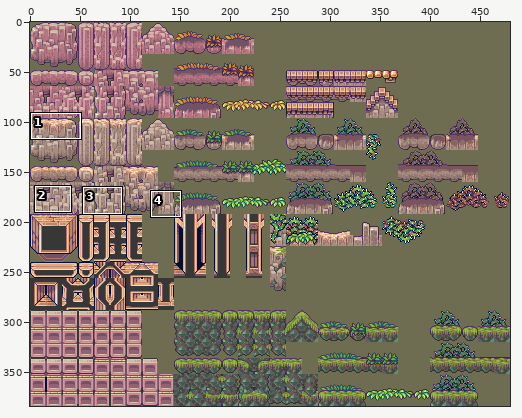
Two versions of one sprite sheet, images/tiles/rocks.png. Above, an overview of the earlier version with the close-up marked.
Close-up. Before:
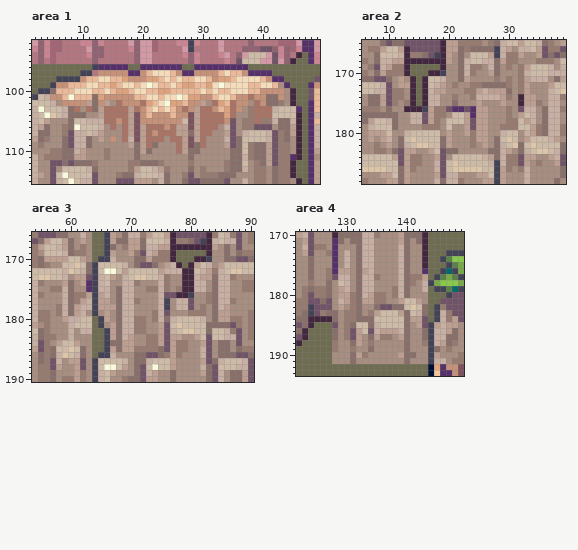
The file is 480x384 pixels. Colours within 5 levels of each other are drawn and written as one. Shown: area 1: x 2..49, y 92..115; area 2: x 6..39, y 165..188; area 3: x 54..90, y 166..190; area 4: x 122..149, y 170..193.
The result:
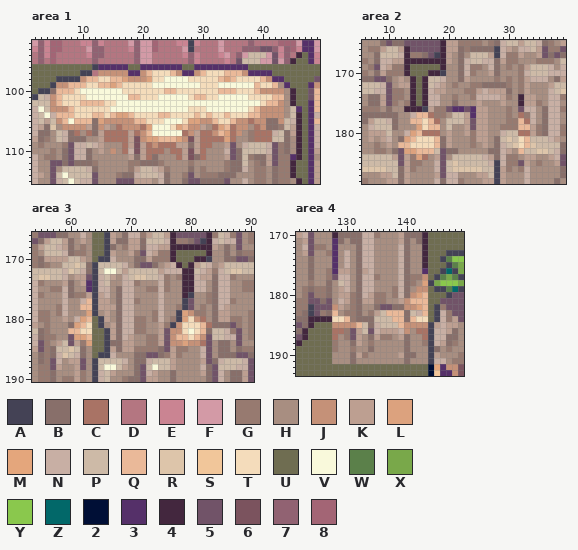
Palette (. is transparent): A #444255  B #886f6a  C #a97365  D #b47681  E #ca8492  F #d39aa6  G #977a70  H #a88e81  J #c59178  K #bd9f91  L #dca27e  M #e4a67c  N #c8afa4  P #cdbaa7  Q #eab999  R #ddc5aa  S #f1c69a  T #f4dcbb  U #6f6d51  V #f9f9db  W #5b804a  X #79a84a  Y #8ac84d  Z #026869  2 #000f36  3 #553069  4 #43273e  5 #715368  6 #7b535e  7 #916272  8 #a36575
From old to new:
--- area 1
@@ x 2..49 @@
  96 UUUUUUUUUUA33333UU3333333UU333333333UUUUUUUUUUUU
- 97 UUUUUUUUAADJJJJJ33JQTTTQJ33JJJJQTQQJ3333UUUUUUUU
- 98 UUUUAAAAJQQTTQQLJJJLLQTQTQQTTQJLLQTTTTQJ33UUUUU5
- 99 UUUAJJQQQTTQQLQTTQTVTQQTQLLQQLTVTTTTQQTTQH3UUU3J
-100 UAABQQQTTTQQTQLLQTTQQLLQQQQQTQTQQTTTQQJJJJH4UU5Q
-101 APNJJQVQQQBLJJJJJQQTTQTTVTLLJJQTTQJJCJJBBJH4UU5Q
-102 PPPNHJJJJKBJKHCJJJCLQTVLLQJJKHCLQCJJHCJBBGH4UU3Q
-103 NVPPPNBCHCBKCCCCKCJQTQTQJCJKCCJQLCJHGCCCNPPP3U3Q
-104 NPVRPNBBBHHKCCCCK6JQJJJQJJ6KCCCCLCHHGCCCPPPP4U3N
-105 NPKHHHBPPNNNCCJCK6JJJJJJJP6KCCCCJ5HGGCGGNBBN4U3Q
-106 NKBHHGBVPPPNHCHCK6KCCCJCKK6KCCCHN5HGG555HBBK4U3N
-107 NBBHHG5NNPNKHHHCK6KCJCCCKKBKCCHHK5HNPPPN5GBK4U3N
-108 KBGHHB5NNBHKHJHCN6KCCCHCCK6KCHHHN5BPPPPN5GBH4U3N
-109 HGHHHB5NNBHHHHHHKBKCBHHHCK6BCHHHK5BPGBBK5GGH4U3N
-110 HHHGGBBNKHHHGHHHHBKBHHHHCKBBHHHHHBBPGBBK5GGH4U3K
-111 NHGGGBBKKHHHGHHHHBHHHHHHHHBHHHHHHBBNGBBK5GG34U3H
+ 97 UUUUUUUUAADJJJJJ33JQTTTQJ33JQTTTQQQJ3333UUUUUUUU
+ 98 UUUUAAAAJQQTTQQLJJJLTTVVVVTTTTTQLQTTTTQJ33UUUUU5
+ 99 UUUAJJQQQTTQQLQTTTTTVVVVVVVVTTTVVVVVVQTTQH3UUU3J
+100 UAABQQQTVVVVVVVTTTTTTTQQTTTTTTTQQQTTTQJJJJH4UU5Q
+101 APNJQTTTTVVVVVVVQQTTTVVVVVTQQTTVVVVVTTTTQQH4UU5Q
+102 PPPJQTTTQQQQTTVVVVVVVVVVVVVVVVVVVVVVVVTQQJH4UU3Q
+103 NVPJJJQTTTTTTVVVVVVVVVVVVVTTTVVVVVVVTQJJJJHP3U3Q
+104 NPVNQQQTTTQQTQLLQTTTTQQTTTTQTQTTQTTTQQJJJJHP4U3N
+105 NPKPJQVQQQBLJJJJJQQTTTVVVTLLJJQTTQJJCJJBBJPN4U3Q
+106 NKBRHJJJJKBJKHCJJJCLVVVTLQJJKHCLQCJJHCJBBGPK4U3N
+107 NBBHPNBCHCBKCCCCKCJQVVVVVCJKCCJQLCJHGCCCNPBK4U3N
+108 KBGHPNBBBHHKCCCCK6JLLQQQLJ6KCCCCLCHHGCCCPPBH4U3N
+109 HGHHHG5NNPNKHHHCK6KCJCCCKKBKCCHHK5HNPPPN5GBH4U3N
+110 HHHGHB5NNBHKHJHCN6KCCCHCCK6KCHHHN5BPPPPN5GBH4U3K
+111 NHGGHB5NNBHHHHHHKBKCBHHHCK6BCHHHK5BPGBBK5GG34U3H
 112 NHH55B5BBBGHHHHHGGBBBGHHHHGHHHHHGBBPHGBK5GG4UU3K
--- area 2
@@ x 6..39 @@
 176 GGGHBHH444AKGG53353KKHHHGH5NNHBNNG
-177 BBBBBBHHNN5KGGHPPK3KKHHHGHKPNHBNNH
-178 BKPPNBHHNN5KGHPPPK5KKHHHGGPKNHBNNH
-179 HNPPPBHHHHGGGHPHHK5KKHHGGGPPKGBNNG
-180 HKKKPHHNPPPPPHKHHKGKKHHNPPHNKGBNNG
-181 HKHKNHBPRPPPPBKHHHGKKHBPRPHKPPPNKH
-182 HHGHKHBNPRRPPBKHHHGHKHBNPRBPRPPPPB
-183 HHGGHB5KKHHKP5BBHHHHHBBNKHBNPRRPNB
-184 PPPPPK5KGGHHK5HPPPPPNKBNGG5KKHHKN5
+177 BBBBBBHHNQQCGGHPPK3KKHHHGHCGNHBNNH
+178 BKPPNBHHQQTQCHPPPK5KKHHHGGQCNHBNNH
+179 HNPPPBHHHLTQQHPHHK5KKHHGGGQQKGBNNG
+180 HKKKPHHNLQCCCHKHHKGKKHHNPPCCKGBNNG
+181 HKHKNHBLQTTTQBKHHHGKKHBPRPTQPPPNKH
+182 HHGHKHQQTTTTQBKHHHGHKHBNPRTQRPPPPB
+183 HHGGHB5LLQQQP5BBHHHHHBBNKHQPPRRPNB
+184 PPPPPK5KGLCHK5HPPPPPNKBNGGHKKHHKN5
 185 PPPPPP5KGGHHN5PRPPPPPNANGG5KHGHHK5
--- area 3
@@ x 54..90 @@
 172 PPPPPNRPNBAPVVPKPPPPPKNNN44PNKGNPRRPP
-173 PRRPPNHKK5ANPKHNPRRPPNGHH44NKKBNNGHHH
+173 PRRPPNHKK5ANPKHNPRRPPNGHG44NKKBNNGHHH
 174 NGHHHKBHK3ANPHHNNGHHHNGHH44NNHBNNHHGG
-175 NHHGGNBHH3ANNHBNNHHGGNGHG44NNHBNNHHGG
-176 NGHHHNBGGKAKNHBNNHHHHN5544AHHGBNNHHHH
-177 NHHHHNBGKNAKKHBNNGHHHNAHNN5HHGBNNGHHH
-178 NHHHGNBKNNAKKKBNNHHHHNAHNN5HGHBNKHHHH
-179 NGGHGNBKNHAHKHBNNHHHGN5HHHGGGHBKKHHHG
-180 NGGHHKNNPPUAKHBNNGGHGNBNPPPPNHBKKGGHG
-181 KHGHHHNPPPUAHKBNNGGHHK5PRPPPPBBBB5GHG
-182 PBGHHHNHNNUUAKBNNGGHHK5NPRRPPBPPNG5HG
-183 NBGGHHNHHHUUAKBNKHHGGK5KKHHKP5PPNN5HG
-184 N5GHKPPKHHUUABBKKHHGGK5KGGHHK5HBBH5HH
+175 NHHGGNBHH3ANNHBNNHHGGNGHH44NNHBNNHHGG
+176 NGHHHNBGGKAKNHBNNHHHHNHHH4AHHGBNNHHHH
+177 NHHHHNHHNQAKKHBNNGHHHNHHHA5HHGBNNGHHH
+178 NHHHGNHHQQAKKKBNNHHHHNHHGA5HGHBNKHHHH
+179 NGGHGNHHHLAHKHBNNHHHGNHHALJGGHBKKHHHG
+180 NGGHHKHNLQUAKHBNNGGHGNHGALTJCHBKKGGHG
+181 KHGHHHBLQTUAHKBNNGGHHKGAJTTTQCBBB5GHG
+182 PBGHHHQQTTUUAKBNNGGHHK5JJTVTQBPPNG5HG
+183 NBGGHH5LLQUUAKBNKHHGGK5JQQTQJ5PPNN5HG
+184 N5GHKP5KGLUUABBKKHHGGK5JJLJJC5HBBH5HH
 185 K5GBPPRPBHUUAKBKKGGGGB5KGGHHN5HBBHBGG
--- area 4
@@ x 122..149 @@
 176 HHBHHG3KKHBKNHHHHNBHH3UUAZAX
-177 HHBHHG5NNHBNNGHHHNBGGKUAWXWA
-178 HHGHHBHPNHBNNHHHHNBGHNAXYYYX
-179 HGBGGBHKNHBNNHHHGNBHHNUAAWZA
-180 HG5GGBHKKGBNKGGHGNBHHHUUUA55
-181 GG55B5HNKGBKKGGHHKPPKHUU5555
-182 GGA555HKHGBHHB55BBPRPBUAG555
-183 GBA5GBBHGGBHGKPPPKBPNBUANG55
-184 BB4444BHGGBBBPPPPPBKK5UANGK5
-185 5B4UUU5HGBPPBNPPPPBHK5AKNKKH
-186 B4UUUUBHG5KP5NKKKNBHHBANNKBH
-187 54UUUUBHG5KHBKGGHKBHHBANNBBH
+177 HHBHHG5NNHBNNGHHHNBGGJUAWXWA
+178 HHGHHBHPNHBNNHHHHNBGHLAXYYYX
+179 HGBGGBHKNHBNNHHHGNBHJJUAAWZA
+180 HG5GGBHKKGBNKGGHGNBJLQUUUA55
+181 GG55B5HNKGBKKGGHHKJQQQUU5555
+182 GGA555JKHGBHHB55BBJJLQUAG555
+183 GBA5GBQHGGBHGKPQQQBPNQUANG55
+184 BB4444TTQGBBBPPPQQBQTTUANGK5
+185 5B4UUUJJJJQPBNPPPQJJJJAKNKKH
+186 B4UUUUCCG5KP5NKKKNJHCCANNKBH
+187 54UUUUCHG5KHBKGGHKBHHCANNBBH
 188 4UUUUUGHHBKHGHHHHHBHHGANKBGH
Boxes around the changes in both close-ups, in picture pixels (x1, y1, x2, y2):
changed: (50, 70, 290, 160)
changed: (398, 112, 440, 160)
changed: (518, 112, 530, 160)
changed: (164, 274, 212, 346)
changed: (68, 298, 92, 346)
changed: (386, 274, 428, 340)
changed: (332, 304, 362, 340)
